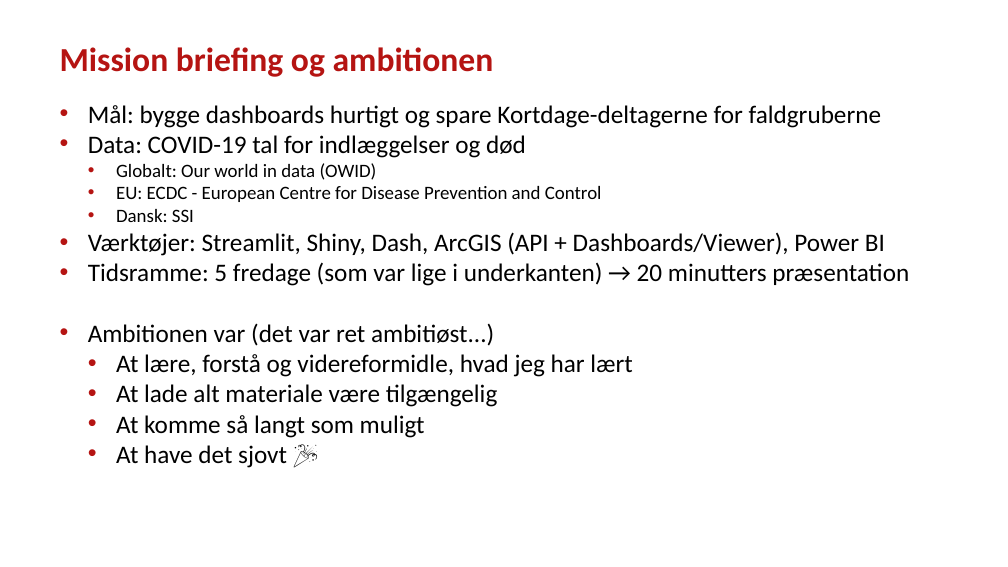
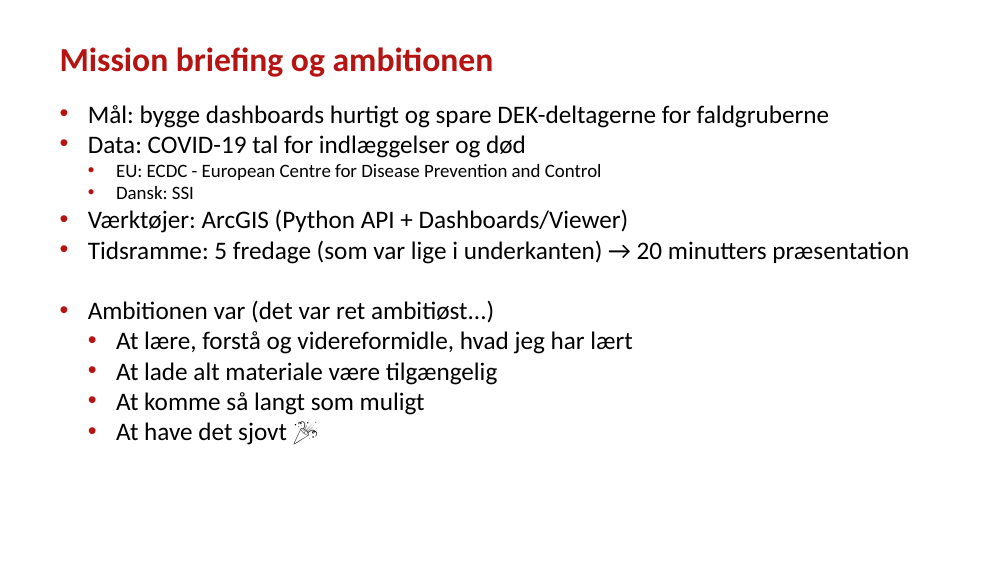
Before and after one commit to steenhulthin/DEK26_Vibe-coding-AI-assisteret-udvikling-og-ArcGIS, a slide deck: slide 5 of Vibe coding og AI-assisteret udvikling af geodata-dashboards - Steen Hulthin Rasmussen - SSI - 14.11.2025.pptx. Drawn at 1008x567 pixels with LibreOffice and Linux fonts; fonts in the diff are those of the drawing; background and template pictures are left out. Boxes give left, top, right and bottom in pixels: in the first picture for what was removed or moved away, otherwise in the second. Text is boxed around its words. In the diff, an @@ line names an element or a change of style, - is before the commit and + after.

```diff
--- a/Vibe coding og AI-assisteret udvikling af geodata-dashboards - Steen Hulthin Rasmussen - SSI - 14.11.2025.pptx
+++ b/Vibe coding og AI-assisteret udvikling af geodata-dashboards - Steen Hulthin Rasmussen - SSI - 14.11.2025.pptx
@@ text at (88,105,829,128): text changed @@
-• Mål: bygge dashboards hurtigt og spare Kortdage-deltagerne for faldgruberne
+• Mål: bygge dashboards hurtigt og spare DEK-deltagerne for faldgruberne
@@ text at (116,163,377,180): paragraph removed @@
-  • Globalt: Our world in data (OWID)
@@ text at (88,209,629,233): text changed @@
-• Værktøjer: Streamlit, Shiny, Dash, ArcGIS (API + Dashboards/Viewer), Power BI
+• Værktøjer: ArcGIS (Python API + Dashboards/Viewer)
```
Also in this commit, not shown: 3 other slides changed, 5 slides added, 5 slides removed, 3 other files.
